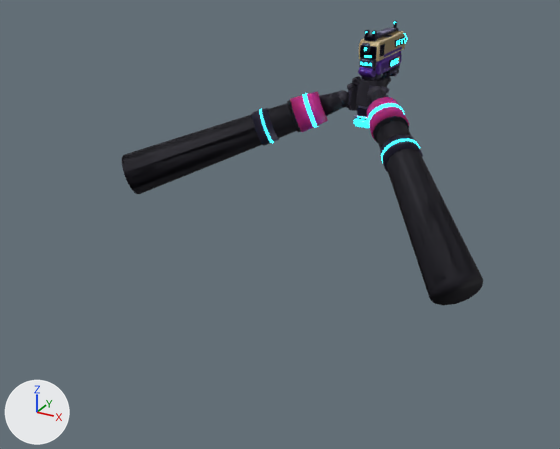
One commit to the Blender file art/blender/pulse_pistol.blend: the scene before it, then after it.
The view is the same before and after, from a camera (50 mm lens) standing at (1.19, -2.94, 0.68) and looking at (-0.15, -0.5, -0.54). Lighting does not change. The marker at lower left points along +X, +Y and +Z. The older version comes first.

The first picture shows 'ArmL', 'ArmR', 'LForearm', 'Shell', 'Slide' and 7 more.
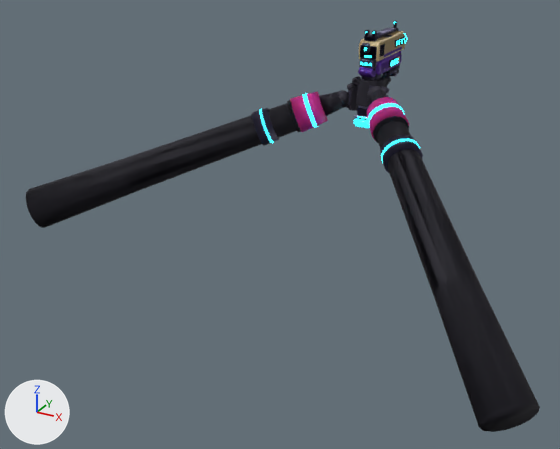
The change in detail:
me_rforearm is used by ob_rforearm; location (0.0, 0.0, 0.0).
me_rforearm had 28 vertices, 16 faces and spanned x 0.137..0.695, y -0.797..-0.189, z -0.592..-0.13.
me_rforearm now has 42 vertices, 30 faces and spans x 0.137..0.961, y -1.099..-0.189, z -0.793..-0.13.
Part 1, on me_rforearm:
1 face is deleted.
14 vertices move from x 0.55..0.695, y -0.797..-0.663, z -0.592..-0.435 to x 0.562..0.683, y -0.786..-0.675, z -0.578..-0.448.
14 vertices are added at x 0.816..0.961, y -1.099..-0.966, z -0.793..-0.636.
15 new faces join them.
me_lforearm is used by ob_lforearm; location (0.0, 0.0, 0.0).
me_lforearm had 28 vertices, 16 faces and spanned x -0.928..-0.235, y -0.578..-0.113, z -0.541..-0.146.
me_lforearm now has 42 vertices, 30 faces and spans x -1.299..-0.235, y -0.781..-0.113, z -0.697..-0.146.
Part 2, on me_lforearm:
1 face is deleted.
14 vertices move from x -0.928..-0.827, y -0.578..-0.42, z -0.541..-0.376 to x -0.92..-0.835, y -0.565..-0.434, z -0.527..-0.39.
14 vertices are added at x -1.299..-1.197, y -0.781..-0.623, z -0.697..-0.532.
15 new faces join them.
me_armr is used by ob_armr; location (0.0, -0.014, -0.112).
me_armr had 2080 vertices, 2014 faces and spanned x -0.069..0.695, y -0.783..0.136, z -0.48..0.073.
me_armr now has 2094 vertices, 2028 faces and spans x -0.069..0.961, y -1.085..0.136, z -0.681..0.073.
Part 3, on me_armr:
1 face is deleted.
14 vertices move from x 0.55..0.695, y -0.783..-0.649, z -0.48..-0.323 to x 0.562..0.683, y -0.772..-0.661, z -0.466..-0.336.
14 vertices are added at x 0.816..0.961, y -1.085..-0.952, z -0.681..-0.524.
15 new faces join them, mat_sleeve (black #1d1b26).
me_arml is used by ob_arml; location (0.0, -0.014, -0.112).
me_arml had 1876 vertices, 1808 faces and spanned x -0.928..-0.024, y -0.564..0.106, z -0.429..0.042.
me_arml now has 1890 vertices, 1822 faces and spans x -1.299..-0.024, y -0.767..0.106, z -0.585..0.042.
Part 4, on me_arml:
1 face is deleted.
14 vertices move from x -0.928..-0.827, y -0.564..-0.406, z -0.429..-0.264 to x -0.92..-0.835, y -0.551..-0.42, z -0.415..-0.278.
14 vertices are added at x -1.299..-1.197, y -0.767..-0.609, z -0.585..-0.42.
15 new faces join them, mat_sleeve (black #1d1b26).

Where the change shows, as pixel boxes (x1, y1, x2, y2) in the pictures (560 x 449 px):
'ArmR', reshaped (43% wider, 55% taller): before (352, 74, 483, 305); after (352, 74, 540, 432)
'ArmL', reshaped (41% wider, 30% taller): before (122, 83, 353, 194); after (26, 83, 353, 228)
'LForearm', reshaped (57% wider, 44% taller): before (126, 110, 295, 191); after (29, 106, 295, 223)
'RForearm', reshaped (not visible before): after (380, 125, 523, 412)
part 3 of me_armr, reshaped: before (387, 130, 483, 305); after (388, 130, 540, 432)
part 4 of me_arml, reshaped: before (122, 106, 289, 194); after (26, 107, 289, 228)
